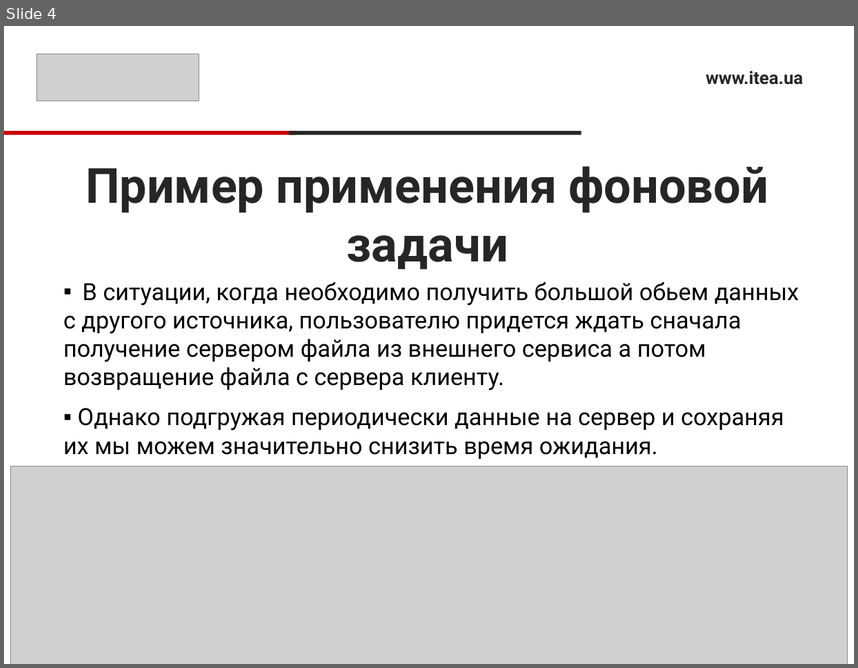
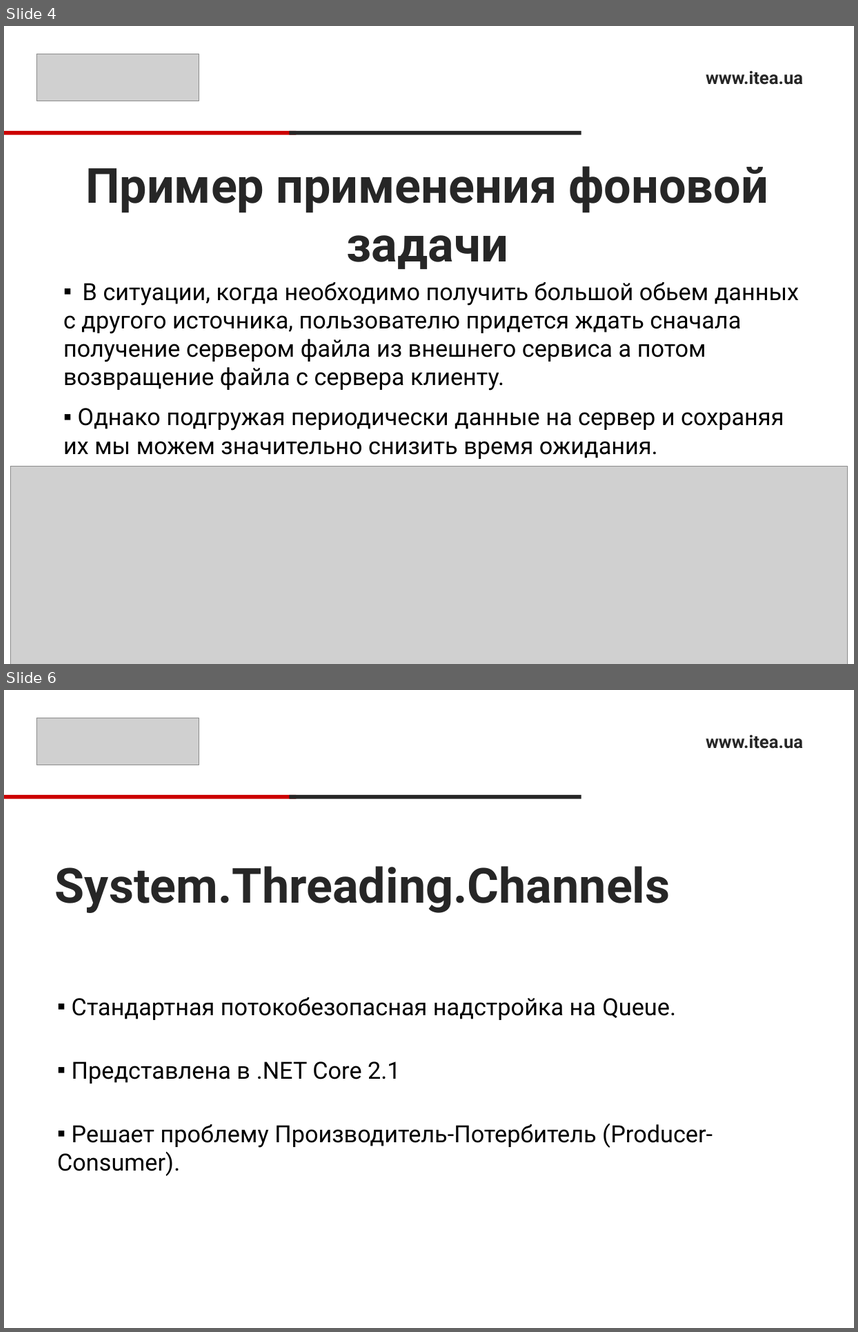
Before and after one commit to RusyaOne/NetCore_09.12.2020, a slide deck: 10.BackgroundTasks/BackgroundTasks.pptx. Shown one above the other, each under a label of ours: slide 4 before the commit, slides 4 and 6 after it; the slides between them are not shown. The pictures are 858x668 and 858x1332 pixels, drawn with LibreOffice and Linux fonts; fonts in the diff are those of the drawing; grey boxes stand for pictures. Boxes give left, top, right and bottom in pixels: in the first picture for what was removed or moved away, otherwise in the second. Text is boxed around its words. In the diff, an @@ line names an element or a change of style, - is before the commit and + after.

```diff
--- a/10.BackgroundTasks/BackgroundTasks.pptx
+++ b/10.BackgroundTasks/BackgroundTasks.pptx
@@ slide 6 added at (4,690,854,1328), background #FFFFFF @@
@@ picture added at (37,718,199,765) @@
@@ text added at (706,735,803,749), 15 pt, text #262626, bold @@
+www.itea.ua
@@ rectangle added at (4,795,297,799), fill #CC0000 @@
@@ rectangle added at (289,795,582,799), fill #262626 @@
@@ title added at (55,866,671,913), 41 pt, text #262626, bold @@
+System.Threading.Channels
@@ text added at (57,997,713,1176), 20 pt, text #000000 @@
+▪ Стандартная потокобезопасная надстройка на Queue.
+▪ Представлена в .NET Core 2.1
+▪ Решает проблему Производитель-Потербитель (Producer-Consumer).
```
Also in this commit, not shown: 1 slide changed, 17 other files.
